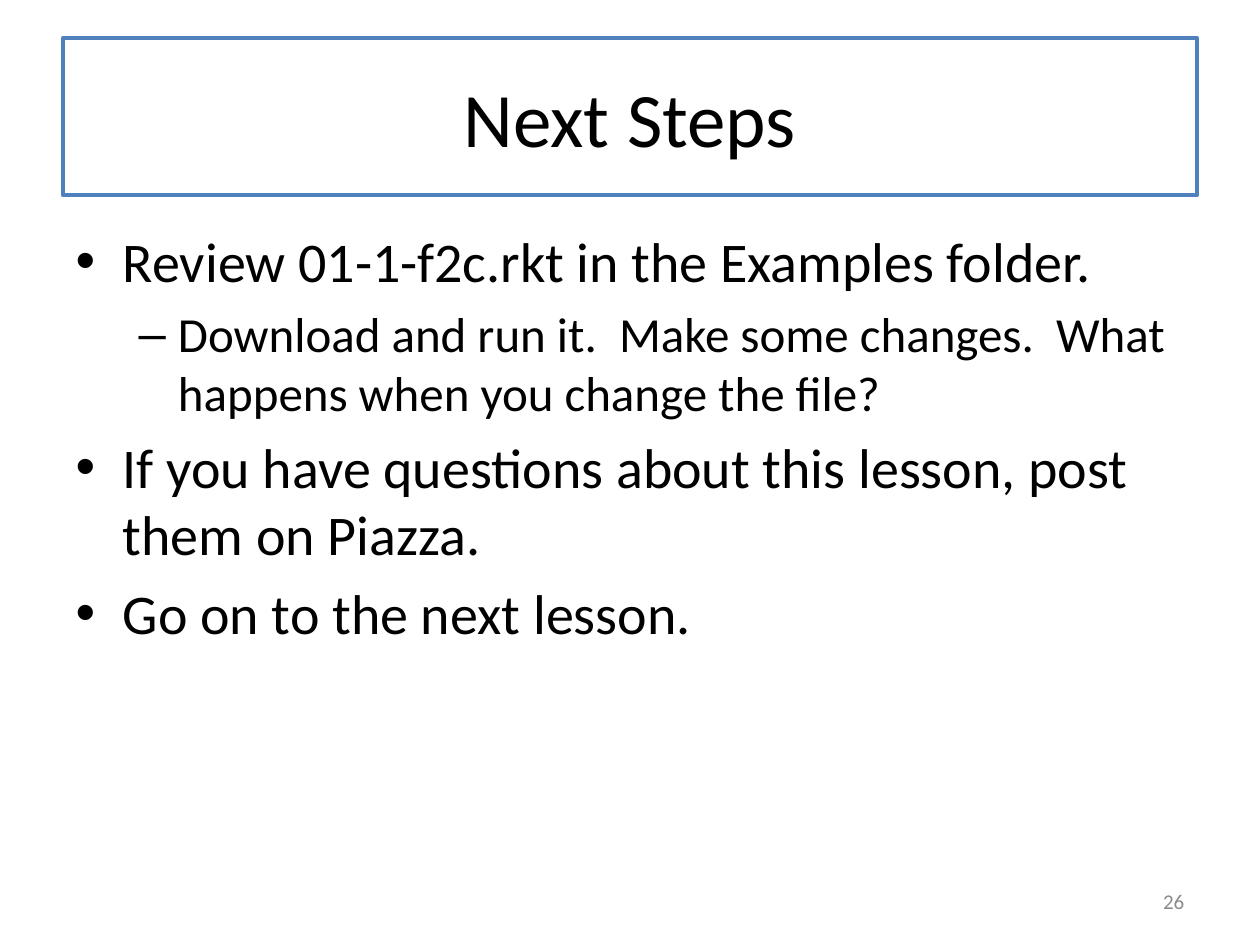
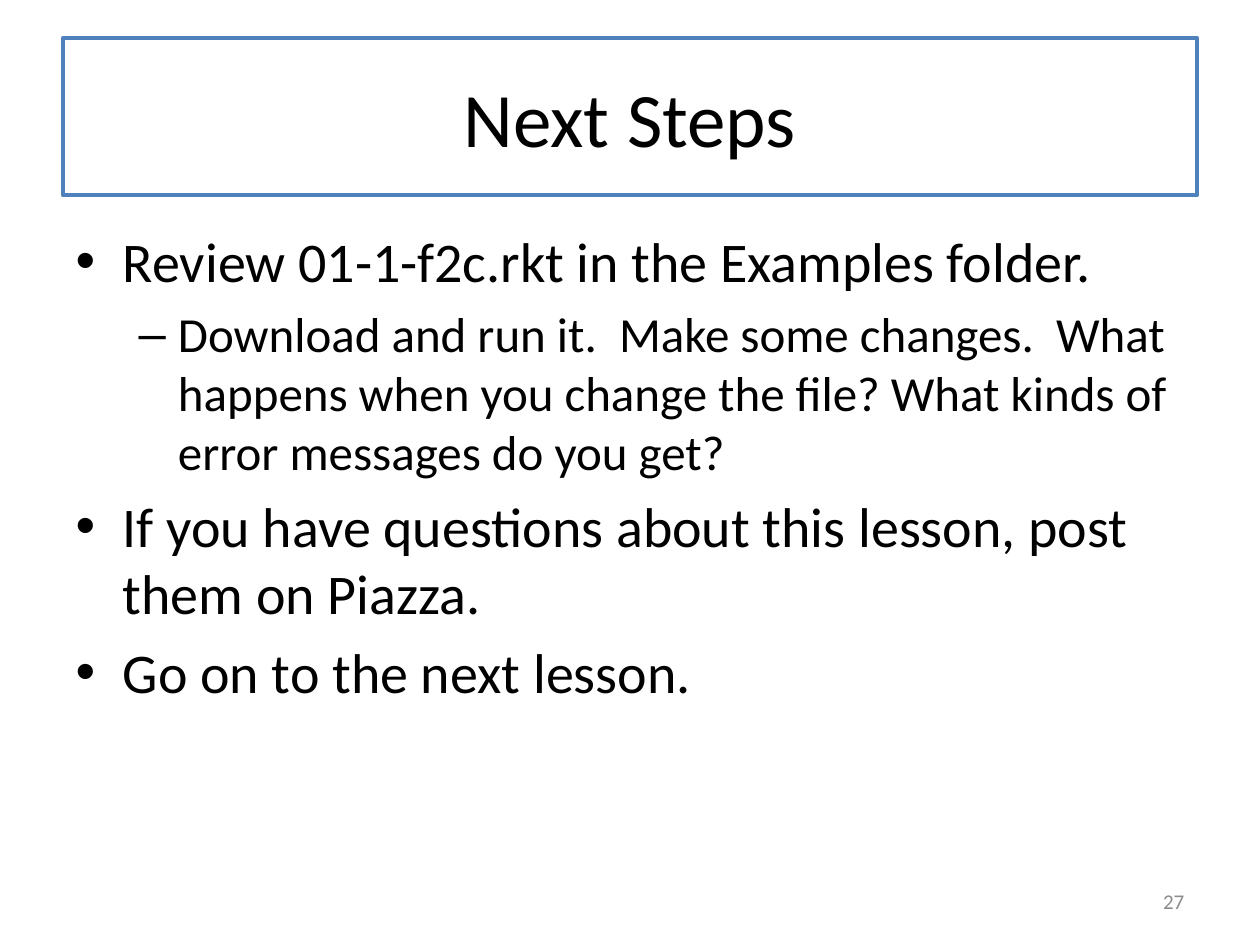
Before and after one commit to mwand/cs5010f17, a slide deck: slide 27 of Slides/Lesson 1.1 The Function Design Recipe.pptx (slide 26 before the commit). Drawn at 1260x945 pixels with LibreOffice and Linux fonts; fonts in the diff are those of the drawing. Boxes give left, top, right and bottom in pixels: in the first picture for what was removed or moved away, otherwise in the second. Text is boxed around its words. In the diff, an @@ line names an element or a change of style, - is before the commit and + after.

```diff
--- a/Slides/Lesson 1.1 The Function Design Recipe.pptx
+++ b/Slides/Lesson 1.1 The Function Design Recipe.pptx
@@ text at [178,318,1167,479]: text changed @@
-  – Download and run it. Make some changes. What happens when you change the file?
+  – Download and run it. Make some changes. What happens when you change the file? What kinds of error messages do you get?
@@ page number at [1163,895,1184,909]: text changed @@
-26
+27
```
Also in this commit, not shown: 14 other slides changed, 2 slides added, 1 slide removed, 20 other files.
